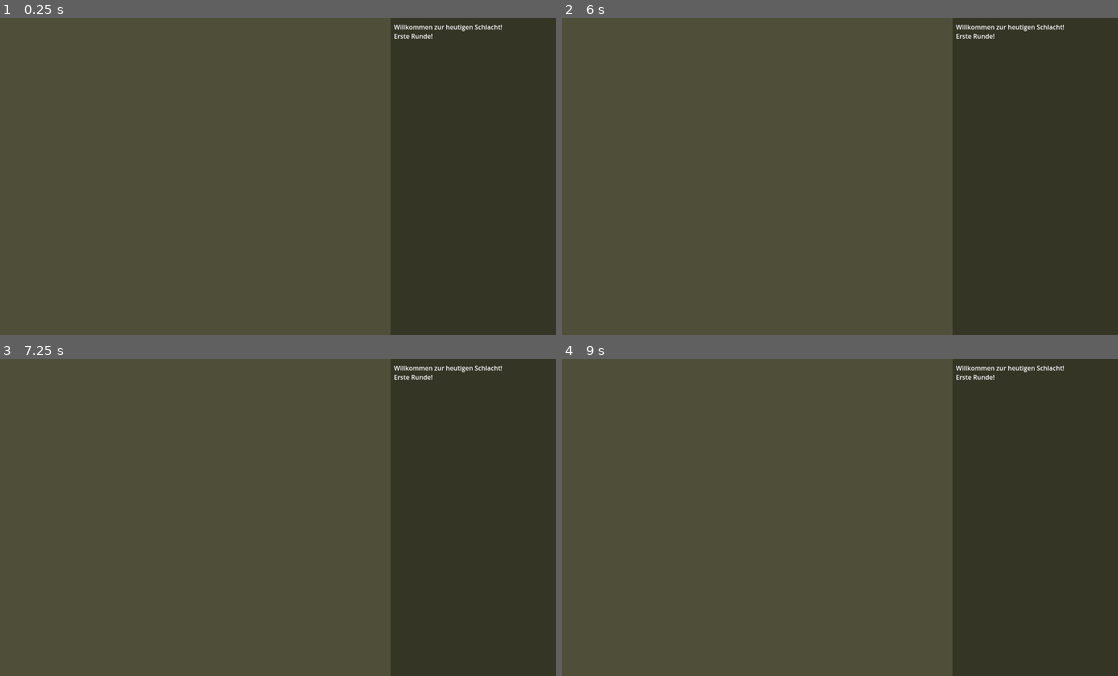
Above: before the commit, frames 1-4 (two rows, left to right).
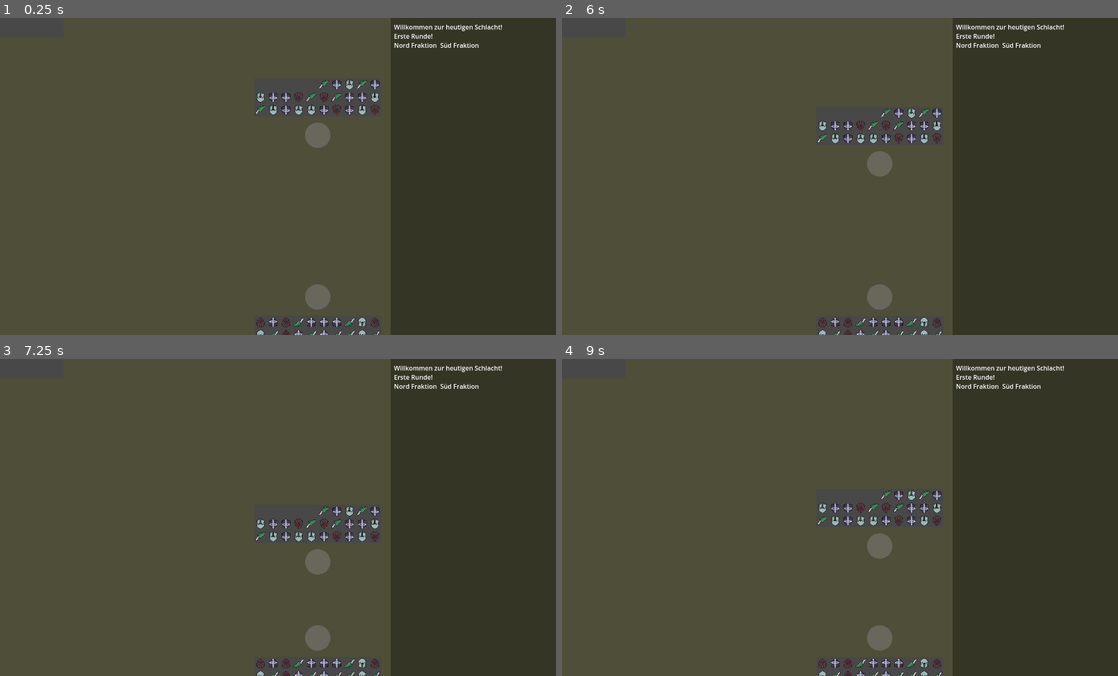
Above: after the commit, the same moments.

Repository: cjanta/RectsGodot
Game: Godot game, scene res://root.tscn
Same seed, same stepped clock (60 frames per second), same inputs: the game is played once before the commit and once after it.
Inputs (mouse positions are in pixels of both pictures, inside the frame that each line leads up to):
- Up to frame 1 (0.25 s): no input
- Up to frame 2 (6 s): tap Enter at 0.5, 2, 3.5 s; move the mouse to (812, 239) at 0.52 s; tap Space (Spacebar) at 0.6, 1.25, 2.1, 2.75, 3.6, 4.25, 5.1 s; click (812, 239) at 0.67 s; drag from (1006, 224) to (812, 239) at 1.27 s; move the mouse to (673, 128) at 2.02 s; click (673, 128) at 2.17 s; drag from (867, 176) to (673, 128) at 2.77 s; move the mouse to (756, 97) at 3.52 s; click (756, 97) at 3.67 s; drag from (962, 160) to (756, 97) at 4.27 s; move the mouse to (728, 192) at 5.02 s; click (728, 192) at 5.17 s; drag from (895, 106) to (728, 192) at 5.77 s
- Up to frame 3 (7.25 s): move the mouse to (250, 580) at 6.52 s; tap Space (Spacebar) at 6.6 s; click (250, 580) at 6.67 s
- Up to frame 4 (9 s): drag from (1006, 565) to (812, 580) at 7.27 s; move the mouse to (673, 469) at 8.02 s; tap Space (Spacebar) at 8.1 s; click (673, 469) at 8.17 s; drag from (867, 517) to (673, 469) at 8.77 s

The runs differ from the first frame. In frame 1, 1.8% of the frame differs, in the area x 45-87%, y 7-100%; in frame 2, 1.8%; in frame 3, 1.9%; in frame 4, 1.9%.
Error before the commit: Parse Error: Preload file "res://faction_regiment.tscn" does not exist. (res://Faction.gd:8)

Commit message:
new regiment scene after corruption

Diff:
--- a/Faction.gd
+++ b/Faction.gd
@@ -5,7 +5,7 @@
 @export var owner_ident : String = "LOCAL_PLAYER"
 @export var start_direction : Vector2 = Vector2.ZERO
 @export var faction_regiments : Array[Faction_Regiment] = []
-@onready var regiments_preload = preload("res://faction_regiment.tscn")
+@onready var regiments_preload = preload("res://faction_regiment_scene.tscn")
 var session : Game_Session
 
 func _ready():
--- a/Faction_Regiment.gd
+++ b/Faction_Regiment.gd
@@ -11,8 +11,8 @@
 
 @onready var hitbox_polygone = $Area2D/CollisionPolygon2D
 @onready var hitbox_regiment_bounds = $hitbox_regiment_bounds/regiment_bounds
-@onready var hitbox_rotation = $hitbox_rotation/CollisionShape2D
-@onready var node_to_update = [$hitbox_rotation/CollisionShape2D]
+@onready var hitbox_rotation = $hitbox_rotation/rotation_circle
+@onready var node_to_update = [$hitbox_rotation/rotation_circle]
 
 var shape_extends_total = Vector2.ZERO
 var	relative_position = Vector2.ZERO
--- /dev/null
+++ b/faction_regiment_scene.tscn
@@ -0,0 +1,29 @@
+[gd_scene load_steps=6 format=3 uid="uid://bwv3s62w20ivm"]
+
+[ext_resource type="Script" path="res://Faction_Regiment.gd" id="1_nqapm"]
+[ext_resource type="Texture2D" uid="uid://cftc6r08dnci6" path="res://grfx/iconDarkGrey32.png" id="2_2qplr"]
+[ext_resource type="Script" path="res://faction_icon.gd" id="2_nebew"]
+
+[sub_resource type="RectangleShape2D" id="RectangleShape2D_jkixb"]
+
+[sub_resource type="CircleShape2D" id="CircleShape2D_3p1nj"]
+
+[node name="Faction_Regiment_Scene" type="Node2D"]
+script = ExtResource("1_nqapm")
+
+[node name="hitbox_regiment_bounds" type="Area2D" parent="."]
+
+[node name="regiment_bounds" type="CollisionShape2D" parent="hitbox_regiment_bounds"]
+shape = SubResource("RectangleShape2D_jkixb")
+
+[node name="hitbox_rotation" type="Area2D" parent="."]
+
+[node name="rotation_circle" type="CollisionShape2D" parent="hitbox_rotation"]
+shape = SubResource("CircleShape2D_3p1nj")
+
+[node name="bounds_sprite" type="Sprite2D" parent="."]
+texture = ExtResource("2_2qplr")
+script = ExtResource("2_nebew")
+
+[connection signal="input_event" from="hitbox_regiment_bounds" to="." method="_on_hitbox_regiment_bounds_input_event"]
+[connection signal="input_event" from="hitbox_rotation" to="." method="_on_hitbox_rotation_input_event"]
--- a/root.tscn
+++ b/root.tscn
@@ -1,8 +1,9 @@
-[gd_scene load_steps=4 format=3 uid="uid://beauaqxcm41yt"]
+[gd_scene load_steps=5 format=3 uid="uid://beauaqxcm41yt"]
 
 [ext_resource type="Script" path="res://scripts/GUI_HUD.gd" id="1_b4ysd"]
 [ext_resource type="Script" path="res://Game_Session.gd" id="2_nx4wc"]
 [ext_resource type="Script" path="res://Factions.gd" id="3_l3rp5"]
+[ext_resource type="PackedScene" uid="uid://bwv3s62w20ivm" path="res://faction_regiment_scene.tscn" id="4_txo2a"]
 
 [node name="root" type="Node2D"]
 
@@ -50,3 +51,5 @@
 script = ExtResource("3_l3rp5")
 
 [node name="Gameboard" type="Node2D" parent="Game_Session"]
+
+[node name="Faction_Regiment_Scene" parent="." instance=ExtResource("4_txo2a")]
